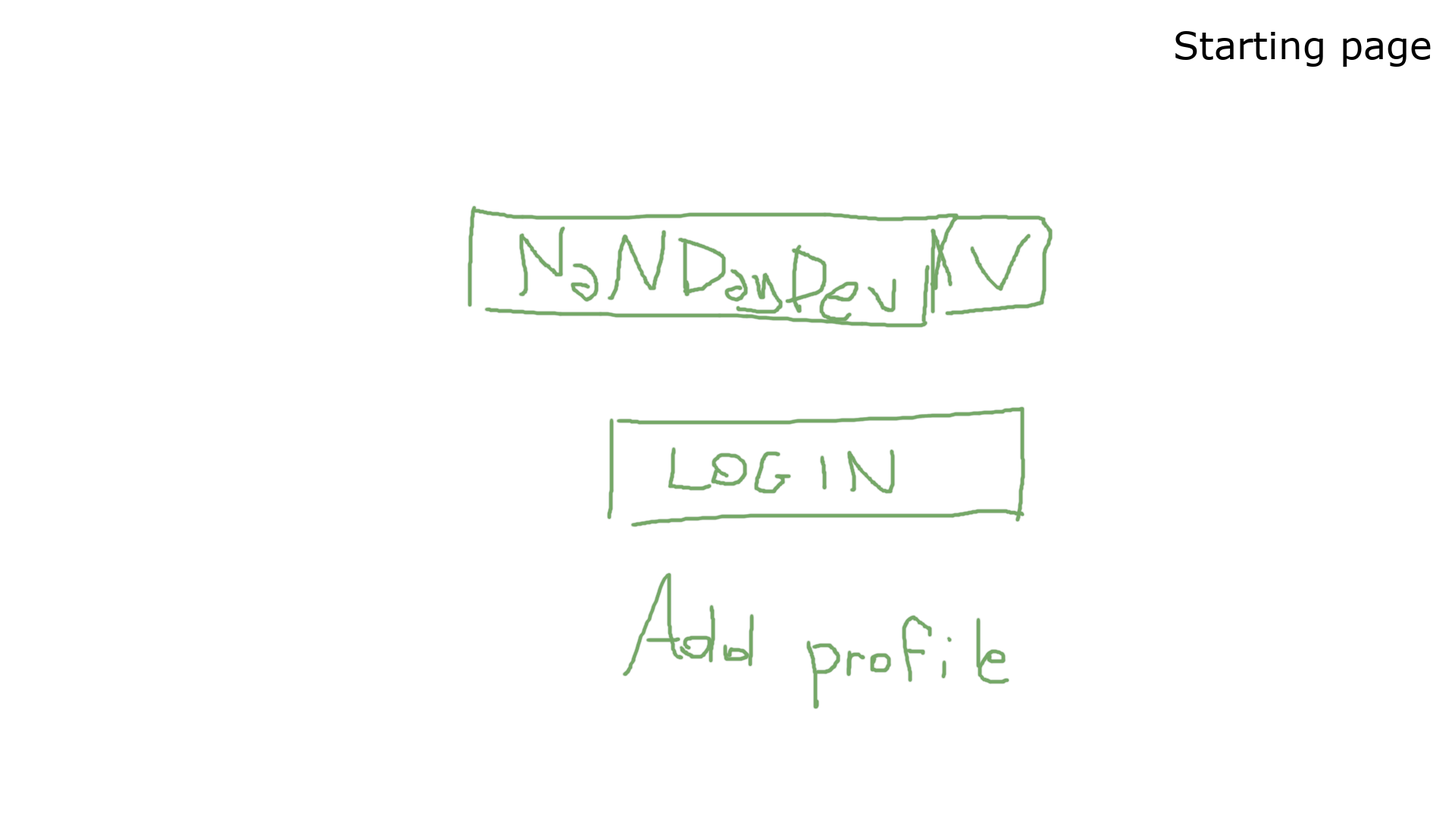
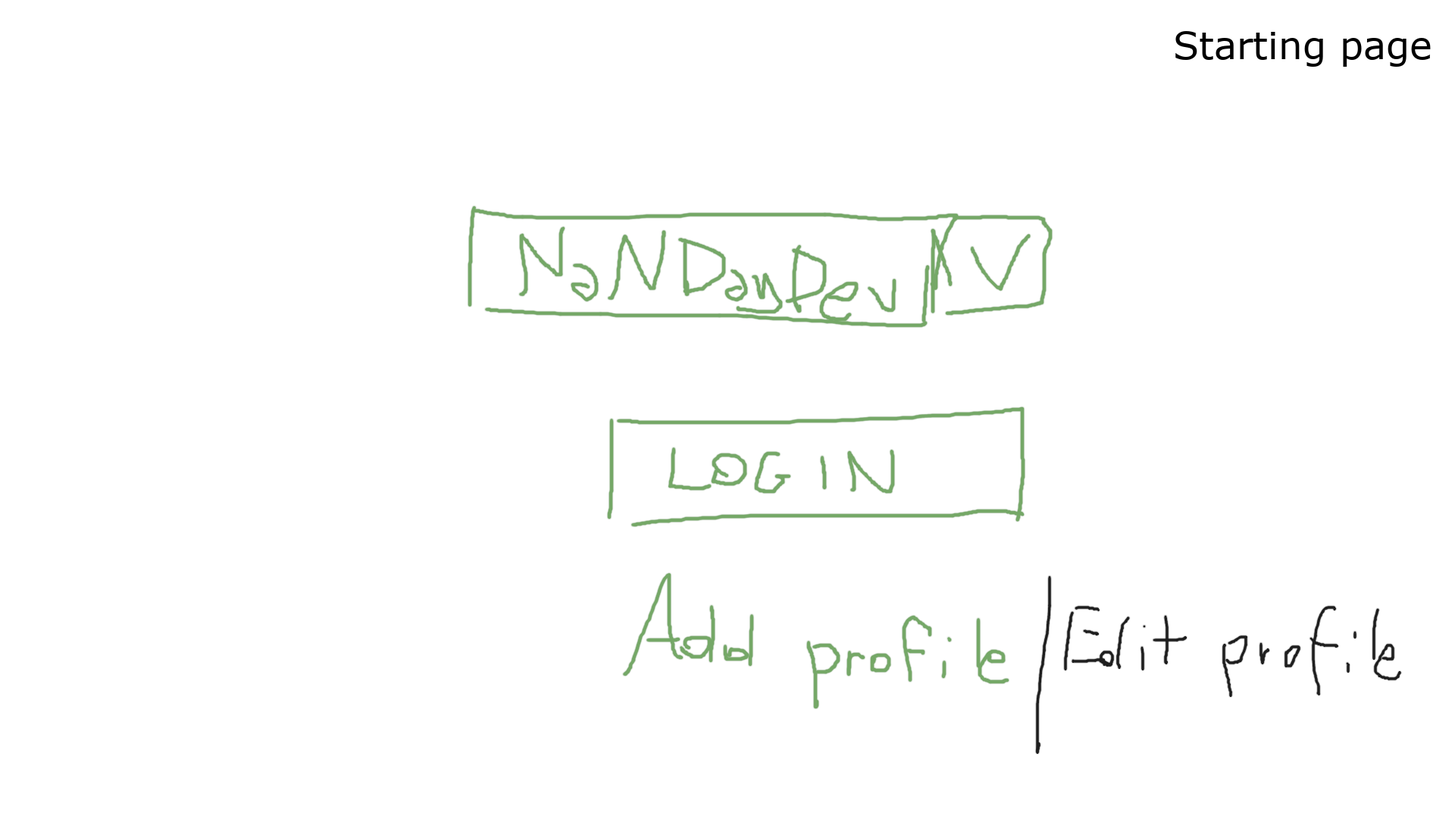
Layer changes from the first 1455 x 819 image to the second:
painted on "Sfondo" over bbox(1035, 574, 1403, 755)
